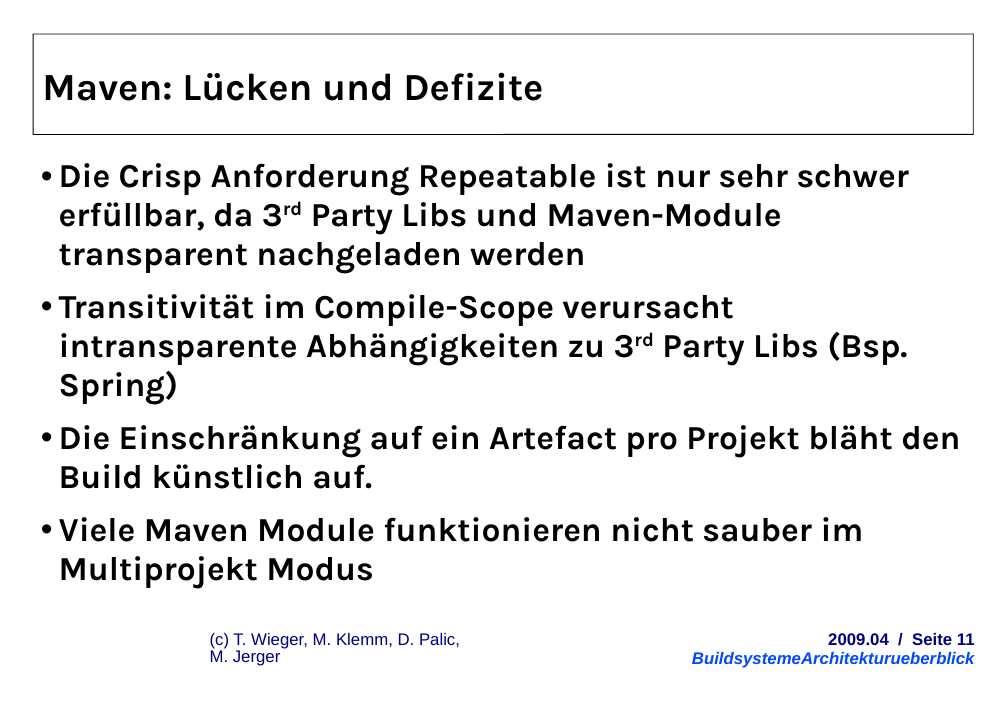
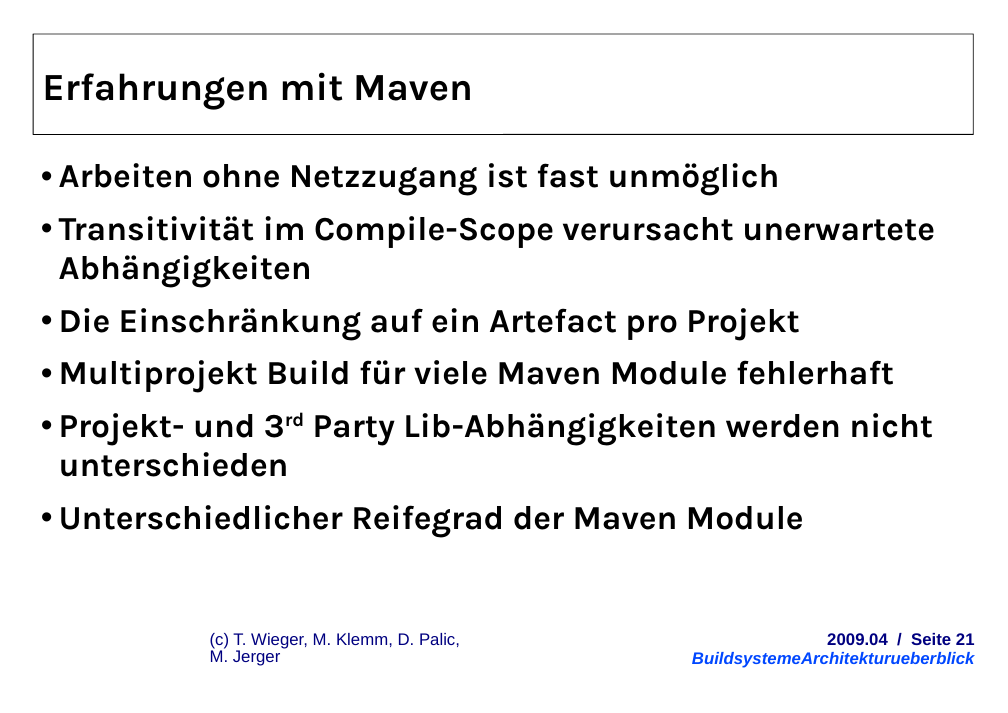
Before and after one commit to herrwieger/experttrainingbuildsystems, a slide deck: slide 21 of praesentationen/BuildsystemeArchitekturueberblick.odp (slide 11 before the commit). Drawn at 1008x713 pixels with LibreOffice and Linux fonts; fonts in the diff are those of the drawing; background and template pictures are left out. Boxes give left, top, right and bottom in pixels: in the first picture for what was removed or moved away, otherwise in the second. Text is boxed around its words. In the diff, an @@ line names an element or a change of style, - is before the commit and + after.

```diff
--- a/praesentationen/BuildsystemeArchitekturueberblick.odp
+++ b/praesentationen/BuildsystemeArchitekturueberblick.odp
@@ title at (42,72,473,110): text changed @@
-Maven: Lücken und Defizite
+Erfahrungen mit Maven
@@ text at (59,163,935,538): text changed @@
-  • Die Crisp Anforderung Repeatable ist nur sehr schwer erfüllbar, da 3rd Party Libs und Maven-Module transparent nachgeladen werden
-  • Transitivität im Compile-Scope verursacht intransparente Abhängigkeiten zu 3rd Party Libs (Bsp. Spring)
-  • Die Einschränkung auf ein Artefact pro Projekt bläht den Build künstlich auf.
-  • Viele Maven Module funktionieren nicht sauber im Multiprojekt Modus
+  • Arbeiten ohne Netzzugang ist fast unmöglich
+  • Transitivität im Compile-Scope verursacht unerwartete Abhängigkeiten
+  • Die Einschränkung auf ein Artefact pro Projekt
+  • Multiprojekt Build für viele Maven Module fehlerhaft
+  • Projekt- und 3rd Party Lib-Abhängigkeiten werden nicht unterschieden
+  • Unterschiedlicher Reifegrad der Maven Module
@@ text at (827,633,975,645): text changed @@
-2009.04 / Seite 11
+2009.04 / Seite 21
```
Also in this commit, not shown: 5 other slides changed, 14 slides added, 4 slides removed, 9 other files.
